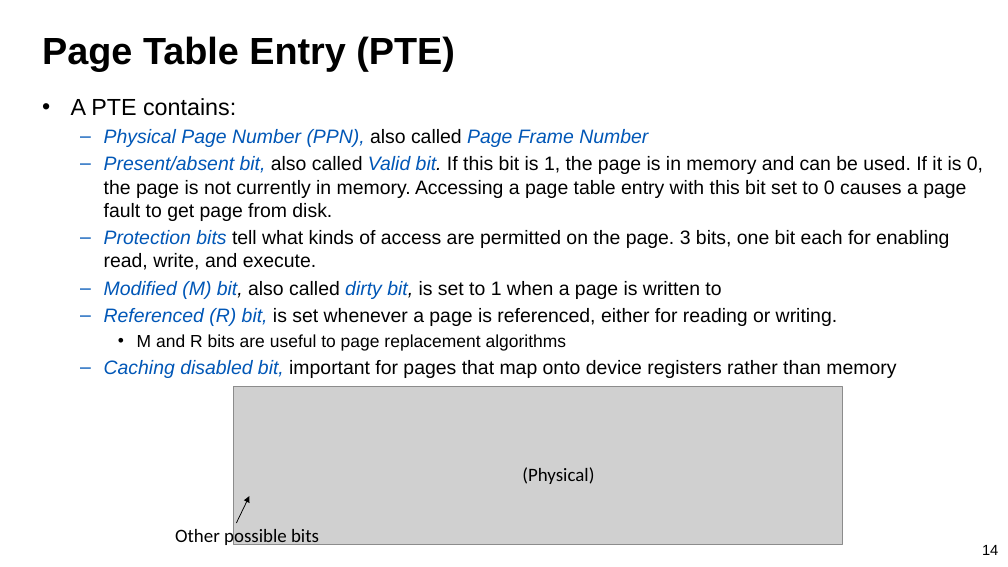
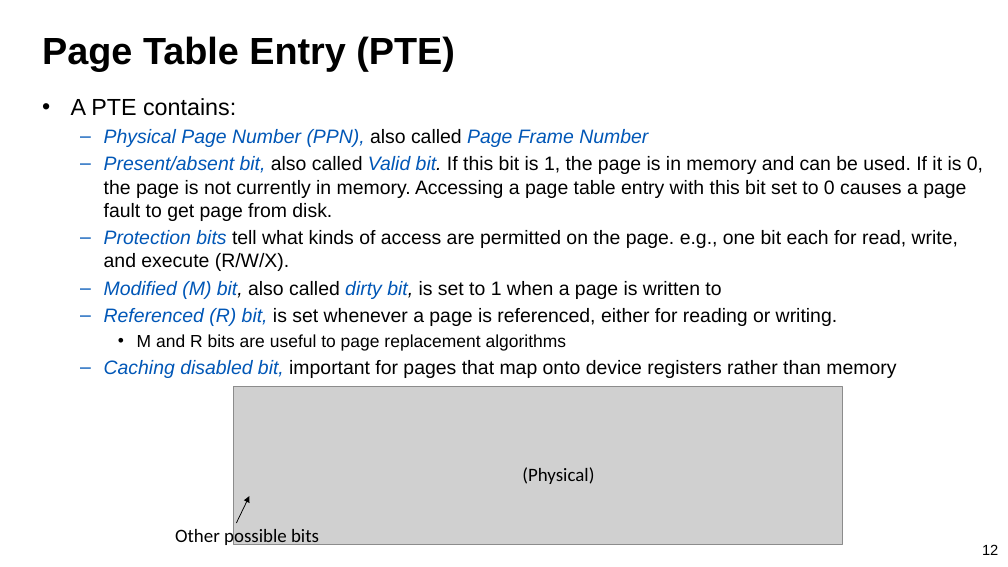
Before and after one commit to guhofstra/CSC112Fa26, a slide deck: slide 12 of PPTs/L8-Memory System II Paging.pptx (slide 14 before the commit). Drawn at 1008x567 pixels with LibreOffice and Linux fonts; fonts in the diff are those of the drawing; grey boxes stand for pictures. Boxes give left, top, right and bottom in pixels: in the first picture for what was removed or moved away, otherwise in the second. Text is boxed around its words. In the diff, an @@ line names an element or a change of style, - is before the commit and + after.

```diff
--- a/PPTs/L8-Memory System II Paging.pptx
+++ b/PPTs/L8-Memory System II Paging.pptx
@@ text at <box>104,230,958,271</box>: text changed @@
-  – Protection bits tell what kinds of access are permitted on the page. 3 bits, one bit each for enabling read, write, and execute.
+  – Protection bits tell what kinds of access are permitted on the page. e.g., one bit each for read, write, and execute (R/W/X).
@@ page number at <box>982,544,998,555</box>: text changed @@
-14
+12
```
Also in this commit, not shown: 45 other slides changed, 5 slides added, 7 other files.
